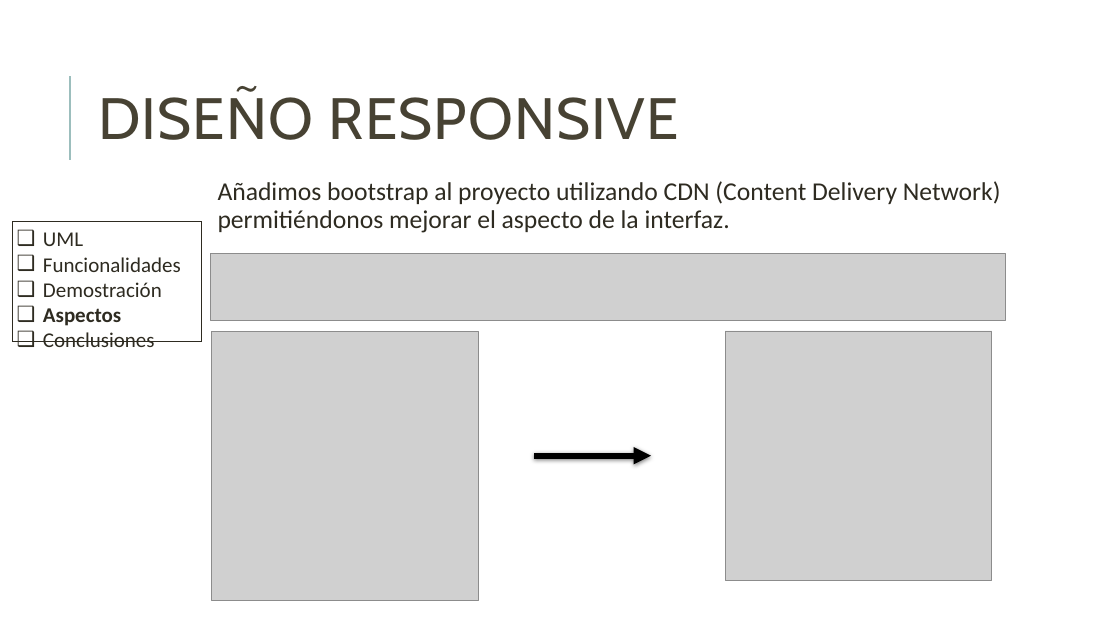
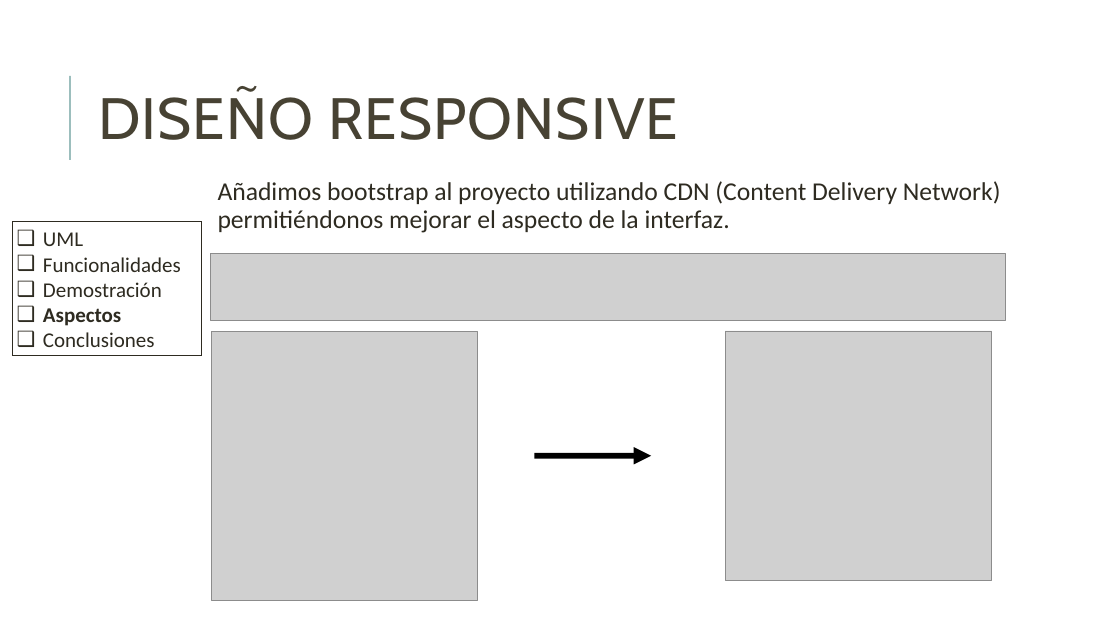
Before and after one commit to danielallhoff/M17-G4-AirDSS, a slide deck: slide 19 of AIRDSS.pptx. Drawn at 1120x630 pixels with LibreOffice and Linux fonts; fonts in the diff are those of the drawing; grey boxes stand for pictures. Boxes give left, top, right and bottom in pixels: in the first picture for what was removed or moved away, otherwise in the second. Text is boxed around its words. In the diff, an @@ line names an element or a change of style, - is before the commit and + after.

```diff
--- a/AIRDSS.pptx
+++ b/AIRDSS.pptx
@@ rectangle "UML": place and size @@
-rectangle "UML" at (13,222,202,342)
+rectangle "UML" at (13,222,202,356)
@@ arrow (534, 456) - (651, 456): stroke #000000 5 pt to #000000 4.99 pt @@
```
Also in this commit, not shown: 17 other slides changed.
